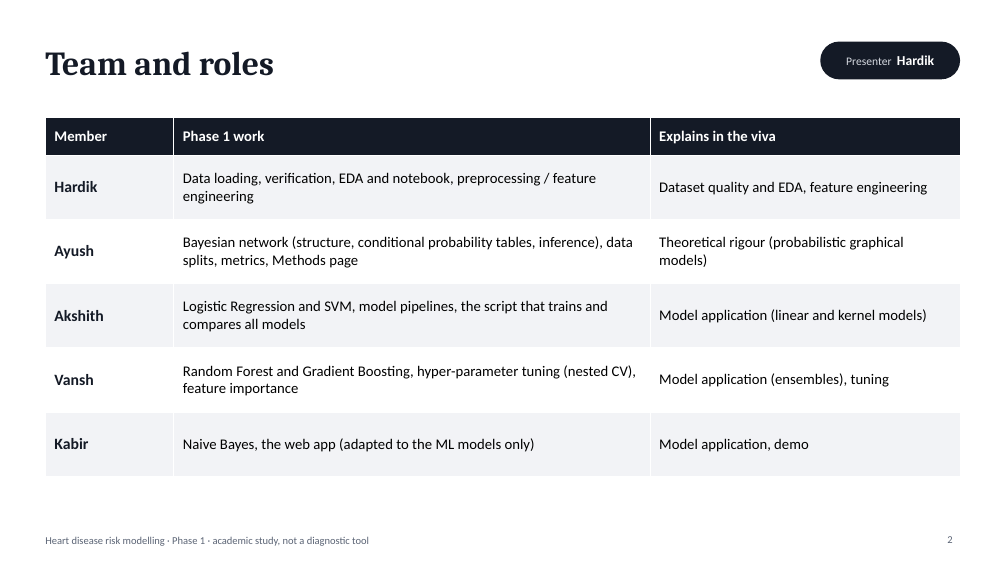
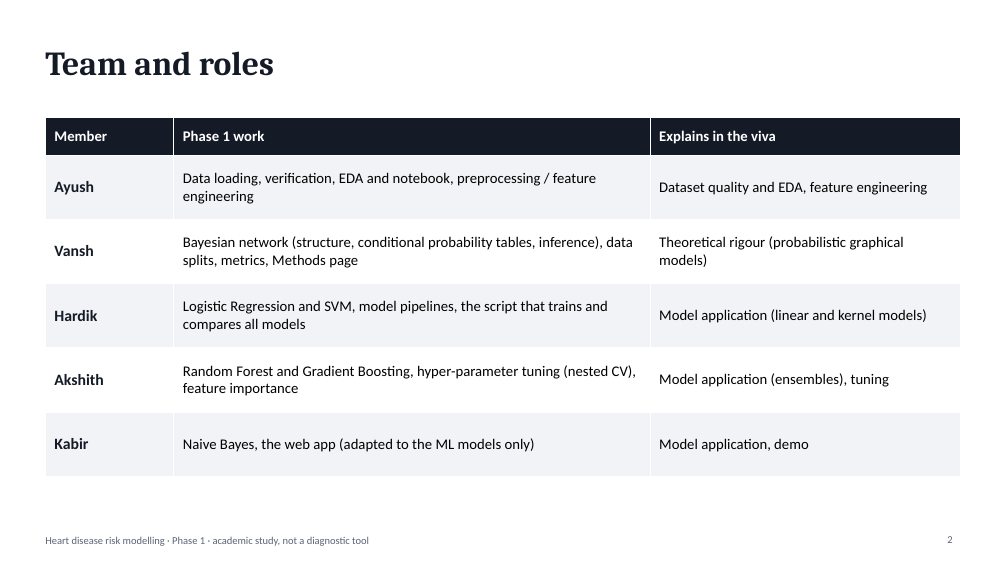
Before and after one commit to Akshith17323/AML-DL_Project, a slide deck: slide 2 of reports/presentation/Heart_Disease_Risk_Modelling.pptx. Drawn at 1008x567 pixels with LibreOffice and Linux fonts; fonts in the diff are those of the drawing. Boxes give left, top, right and bottom in pixels: in the first picture for what was removed or moved away, otherwise in the second. Text is boxed around its words. In the diff, an @@ line names an element or a change of style, - is before the commit and + after.

Commit message:
fixed ppt

```diff
--- a/reports/presentation/Heart_Disease_Risk_Modelling.pptx
+++ b/reports/presentation/Heart_Disease_Risk_Modelling.pptx
@@ rounded rectangle removed at (820, 42, 960, 79) @@
@@ text removed at (846, 55, 934, 65) @@
-Presenter Hardik
@@ table at (45, 117, 960, 476) @@
-row 2, column 1: Hardik
+row 2, column 1: Ayush
-row 3, column 1: Ayush
+row 3, column 1: Vansh
-row 4, column 1: Akshith
+row 4, column 1: Hardik
-row 5, column 1: Vansh
+row 5, column 1: Akshith
```
Also in this commit, not shown: 15 other slides changed.
